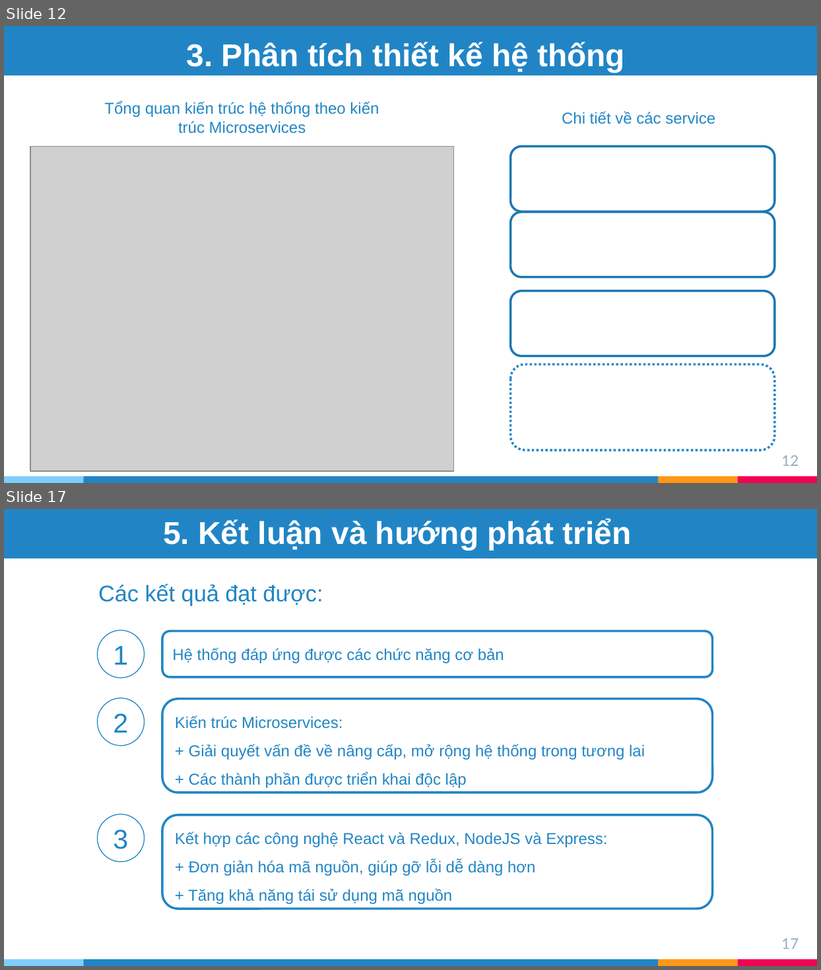
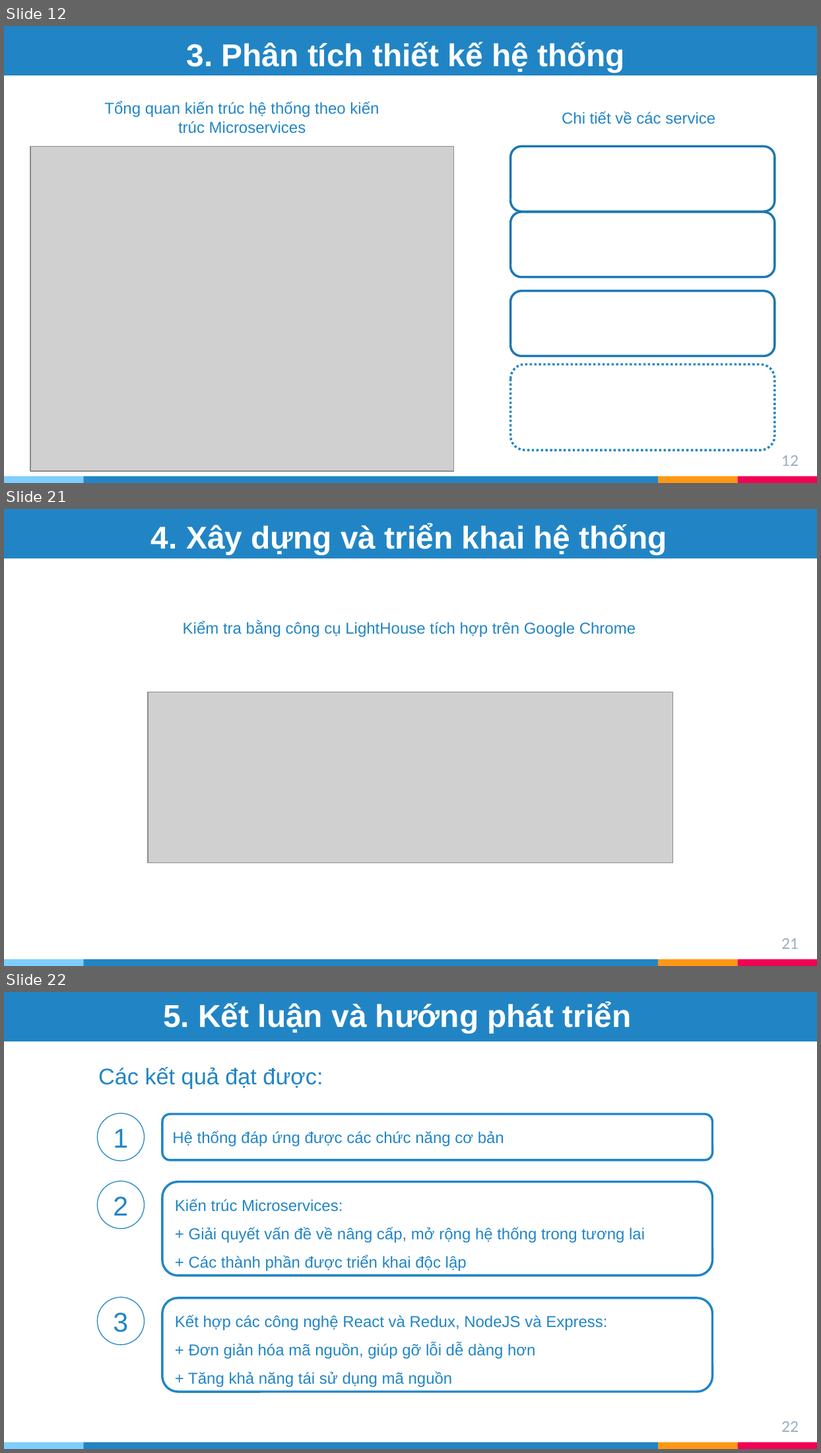
Before and after one commit to tranphuongthao2405/finalproject, a slide deck: report/slide ĐATN - Trần Phương Thảo - 20173383.pptx. Shown one above the other, each under a label of ours: slides 12 and 17 before the commit, slides 12, 21 and 22 after it; the slides between them are not shown. The pictures are 821x970 and 821x1453 pixels, drawn with LibreOffice and Linux fonts; fonts in the diff are those of the drawing; grey boxes stand for pictures. Boxes give left, top, right and bottom in pixels: in the first picture for what was removed or moved away, otherwise in the second. Text is boxed around its words. In the diff, an @@ line names an element or a change of style, - is before the commit and + after.

```diff
--- a/report/slide ĐATN - Trần Phương Thảo - 20173383.pptx
+++ b/report/slide ĐATN - Trần Phương Thảo - 20173383.pptx
@@ slide 21 added at (4, 509, 817, 966), background #FFFFFF; not listed: 4 template elements that a slide beside it also shows @@
@@ rectangle added at (4, 509, 817, 558), fill #2185C5, outline #2185C5 2 pt @@
@@ title added at (151, 524, 667, 555), 28 pt, text #FFFFFF, bold @@
+4. Xây dựng và triển khai hệ thống
@@ text added at (183, 621, 636, 637), 14 pt, text #2185C5 @@
+Kiểm tra bằng công cụ LightHouse tích hợp trên Google Chrome
@@ picture added at (148, 692, 673, 863) @@
@@ page number added at (781, 939, 799, 949), 13 pt, text #97ABBC @@
+21
@@ what was slide 17 is now slide 22 @@
@@ page number at (781, 1422, 799, 1432): text changed @@
-17
+22
```
Also in this commit, not shown: 4 slides changed, 4 other slides added, 2 slides removed, 3 other files.
